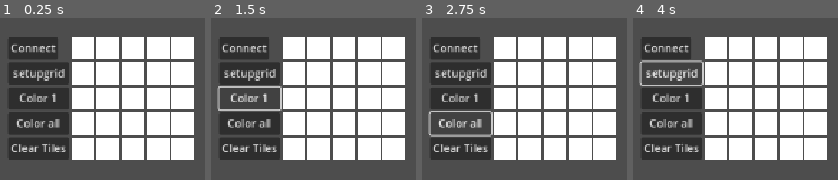
Above: before the commit, frames 1-4 (left to right).
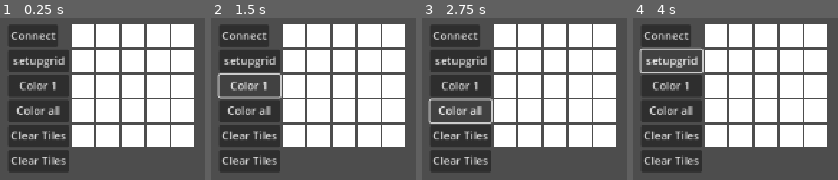
Above: after the commit, the same moments.

Repository: Immortal-Gnome/tcp-proto-client
Game: Godot game, scene res://main.tscn
Same seed, same stepped clock (60 frames per second), same inputs: the game is played once before the commit and once after it.
Inputs:
- Up to frame 1 (0.25 s): no input
- Up to frame 2 (1.5 s): click "setupgrid" at 0.5 s; click "Color 1" at 1.25 s
- Up to frame 3 (2.75 s): click "Color all" at 2 s
- Up to frame 4 (4 s): click "Clear Tiles" at 2.75 s; click "setupgrid" at 3.5 s

The runs differ from the first frame. In frame 1, 28% of the frame differs, in the area x 4-95%, y 3-96%; in frame 2, 29%, in the area x 2-95%, y 3-96%; in frame 3, 29%; in frame 4, 28%.
Error before the commit: Cannot call method 'put_32' on a null value. (res://client.gd:56)
Error after the commit: Cannot call method 'put_32' on a null value. (res://client.gd:82)

Commit message:
can recieve data from client

Diff:
--- a/client.gd
+++ b/client.gd
@@ -15,6 +15,32 @@
 	timeout_timer.wait_time = 5.0
 	add_child(timeout_timer)
 	#timeout_timer.timeout.connect(_on_connection_timeout)
+
+
+func _process(delta: float) -> void:
+	if !peer: return
+
+	if peer.get_status() != StreamPeerTCP.STATUS_CONNECTED: return
+	peer.poll()
+
+	if peer.get_available_bytes() == 0: return
+
+	var length = peer.get_available_bytes()
+	var bytes = peer.get_data(length)
+	if bytes[0] != OK:
+		print("ERROR on receive")
+	bytes = bytes[1]
+	print("bytes: ", bytes)
+	var data = proto.Grid_Data.new()
+	var res = data.from_bytes(bytes)
+	if res != proto.PB_ERR.NO_ERRORS:
+		print("ERROR could not deserialize")
+	print("NO ERROR")
+	print("Printing Tilemap")
+	for tile in data.get_tiles():
+		print("tile: " + tile.to_string())
+
+
 
 func connect_client(host: String, port:int) -> String:
 	print("Connecting to %s:%d" % [host, port])
@@ -54,6 +80,7 @@
 	#print("2 :" + str(var_to_bytes(1)))
 	#print("bytes:" + str(var_to_bytes(msg)))
 	peer.put_32(msg)
+
 	#peer.put_data(var_to_bytes(msg))
 	pass
 
--- a/main.gd
+++ b/main.gd
@@ -12,6 +12,7 @@
 @onready var color1_btn: Button = %Color1Btn
 @onready var colorall_btn: Button = %ColorAllBtn
 @onready var clear_btn: Button = %ClearBtn
+@onready var print_server: Button = %PrintServer
 @onready var label: Label = %Label
 
 func _ready() -> void:
@@ -22,6 +23,7 @@
 	color1_btn.pressed.connect(_on_color1_button_pressed)
 	colorall_btn.pressed.connect(_on_colorall_button_pressed)
 	clear_btn.pressed.connect(_on_clear_button_pressed)
+	print_server.pressed.connect(_on_print_server)
 
 
 func _on_connect_button_pressed() -> void:
@@ -40,22 +42,22 @@
 func _on_setupgrid_button_pressed() -> void:
 	print("try_send_msg: SETUP GRID")
 	await client.send_message(1)
-	pass
 
 
 func _on_color1_button_pressed() -> void:
 	print("try_send_msg: COLOR RANDOM")
 	await client.send_message(2)
-	pass
 
 
 func _on_colorall_button_pressed() -> void:
 	print("try_send_msg: COLOR ALL")
 	await client.send_message(3)
-	pass
 
 
 func _on_clear_button_pressed() -> void:
 	print("try_send_msg: CLEAR GRID")
 	await client.send_message(4)
-	pass
+
+func _on_print_server() -> void:
+	print("Printing Grid on server")
+	await client.send_message(5)
--- a/main.tscn
+++ b/main.tscn
@@ -90,6 +90,11 @@
 layout_mode = 2
 text = "Clear Tiles"
 
+[node name="PrintServer" type="Button" parent="CanvasLayer/Control2/HBoxContainer/VBoxContainer"]
+unique_name_in_owner = true
+layout_mode = 2
+text = "Clear Tiles"
+
 [node name="GridContainer" type="GridContainer" parent="CanvasLayer/Control2/HBoxContainer"]
 unique_name_in_owner = true
 layout_mode = 2
--- a/proto/data.proto.gd
+++ b/proto/data.proto.gd
@@ -749,24 +749,79 @@
 			return PB_ERR.PARSE_INCOMPLETE
 		return result
 
-class Color_Data:
+class Grid_Data:
 	func _init():
 		var service
 
-		__r = PBField.new("r", PB_DATA_TYPE.BYTES, PB_RULE.OPTIONAL, 1, true, DEFAULT_VALUES_3[PB_DATA_TYPE.BYTES])
+		var __tiles_default: Array[Tile_Data] = []
+		__tiles = PBField.new("tiles", PB_DATA_TYPE.MESSAGE, PB_RULE.REPEATED, 1, true, __tiles_default)
+		service = PBServiceField.new()
+		service.field = __tiles
+		service.func_ref = Callable(self, "add_tiles")
+		data[__tiles.tag] = service
+
+	var data = {}
+
+	var __tiles: PBField
+	func get_tiles() -> Array[Tile_Data]:
+		return __tiles.value
+	func clear_tiles() -> void:
+		data[1].state = PB_SERVICE_STATE.UNFILLED
+		__tiles.value.clear()
+	func add_tiles() -> Tile_Data:
+		var element = Tile_Data.new()
+		__tiles.value.append(element)
+		return element
+
+	func _to_string() -> String:
+		return PBPacker.message_to_string(data)
+
+	func to_bytes() -> PackedByteArray:
+		return PBPacker.pack_message(data)
+
+	func from_bytes(bytes : PackedByteArray, offset : int = 0, limit : int = -1) -> int:
+		var cur_limit = bytes.size()
+		if limit != -1:
+			cur_limit = limit
+		var result = PBPacker.unpack_message(data, bytes, offset, cur_limit)
+		if result == cur_limit:
+			if PBPacker.check_required(data):
+				if limit == -1:
+					return PB_ERR.NO_ERRORS
+			else:
+				return PB_ERR.REQUIRED_FIELDS
+		elif limit == -1 && result > 0:
+			return PB_ERR.PARSE_INCOMPLETE
+		return result
+
+class Tile_Data:
+	func _init():
+		var service
+
+		__r = PBField.new("r", PB_DATA_TYPE.DOUBLE, PB_RULE.OPTIONAL, 1, true, DEFAULT_VALUES_3[PB_DATA_TYPE.DOUBLE])
 		service = PBServiceField.new()
 		service.field = __r
 		data[__r.tag] = service
 
-		__g = PBField.new("g", PB_DATA_TYPE.BYTES, PB_RULE.OPTIONAL, 2, true, DEFAULT_VALUES_3[PB_DATA_TYPE.BYTES])
+		__g = PBField.new("g", PB_DATA_TYPE.DOUBLE, PB_RULE.OPTIONAL, 2, true, DEFAULT_VALUES_3[PB_DATA_TYPE.DOUBLE])
 		service = PBServiceField.new()
 		service.field = __g
 		data[__g.tag] = service
 
-		__b = PBField.new("b", PB_DATA_TYPE.BYTES, PB_RULE.OPTIONAL, 3, true, DEFAULT_VALUES_3[PB_DATA_TYPE.BYTES])
+		__b = PBField.new("b", PB_DATA_TYPE.DOUBLE, PB_RULE.OPTIONAL, 3, true, DEFAULT_VALUES_3[PB_DATA_TYPE.DOUBLE])
 		service = PBServiceField.new()
 		service.field = __b
 		data[__b.tag] = service
+
+		__x = PBField.new("x", PB_DATA_TYPE.INT32, PB_RULE.OPTIONAL, 4, true, DEFAULT_VALUES_3[PB_DATA_TYPE.INT32])
+		service = PBServiceField.new()
+		service.field = __x
+		data[__x.tag] = service
+
+		__y = PBField.new("y", PB_DATA_TYPE.INT32, PB_RULE.OPTIONAL, 5, true, DEFAULT_VALUES_3[PB_DATA_TYPE.INT32])
+		service = PBServiceField.new()
+		service.field = __y
+		data[__y.tag] = service
 
 	var data = {}
 
@@ -775,12 +830,12 @@
 		if __r.value != null:
 			return true
 		return false
-	func get_r() -> PackedByteArray:
+	func get_r() -> float:
 		return __r.value
 	func clear_r() -> void:
 		data[1].state = PB_SERVICE_STATE.UNFILLED
-		__r.value = DEFAULT_VALUES_3[PB_DATA_TYPE.BYTES]
-	func set_r(value : PackedByteArray) -> void:
+		__r.value = DEFAULT_VALUES_3[PB_DATA_TYPE.DOUBLE]
+	func set_r(value : float) -> void:
 		__r.value = value
 
 	var __g: PBField
@@ -788,12 +843,12 @@
 		if __g.value != null:
 			return true
 		return false
-	func get_g() -> PackedByteArray:
+	func get_g() -> float:
 		return __g.value
 	func clear_g() -> void:
 		data[2].state = PB_SERVICE_STATE.UNFILLED
-		__g.value = DEFAULT_VALUES_3[PB_DATA_TYPE.BYTES]
-	func set_g(value : PackedByteArray) -> void:
+		__g.value = DEFAULT_VALUES_3[PB_DATA_TYPE.DOUBLE]
+	func set_g(value : float) -> void:
 		__g.value = value
 
 	var __b: PBField
@@ -801,13 +856,39 @@
 		if __b.value != null:
 			return true
 		return false
-	func get_b() -> PackedByteArray:
+	func get_b() -> float:
 		return __b.value
 	func clear_b() -> void:
 		data[3].state = PB_SERVICE_STATE.UNFILLED
-		__b.value = DEFAULT_VALUES_3[PB_DATA_TYPE.BYTES]
-	func set_b(value : PackedByteArray) -> void:
+		__b.value = DEFAULT_VALUES_3[PB_DATA_TYPE.DOUBLE]
+	func set_b(value : float) -> void:
 		__b.value = value
+
+	var __x: PBField
+	func has_x() -> bool:
+		if __x.value != null:
+			return true
+		return false
+	func get_x() -> int:
+		return __x.value
+	func clear_x() -> void:
+		data[4].state = PB_SERVICE_STATE.UNFILLED
+		__x.value = DEFAULT_VALUES_3[PB_DATA_TYPE.INT32]
+	func set_x(value : int) -> void:
+		__x.value = value
+
+	var __y: PBField
+	func has_y() -> bool:
+		if __y.value != null:
+			return true
+		return false
+	func get_y() -> int:
+		return __y.value
+	func clear_y() -> void:
+		data[5].state = PB_SERVICE_STATE.UNFILLED
+		__y.value = DEFAULT_VALUES_3[PB_DATA_TYPE.INT32]
+	func set_y(value : int) -> void:
+		__y.value = value
 
 	func _to_string() -> String:
 		return PBPacker.message_to_string(data)
Not shown, changed: proto/data.proto
